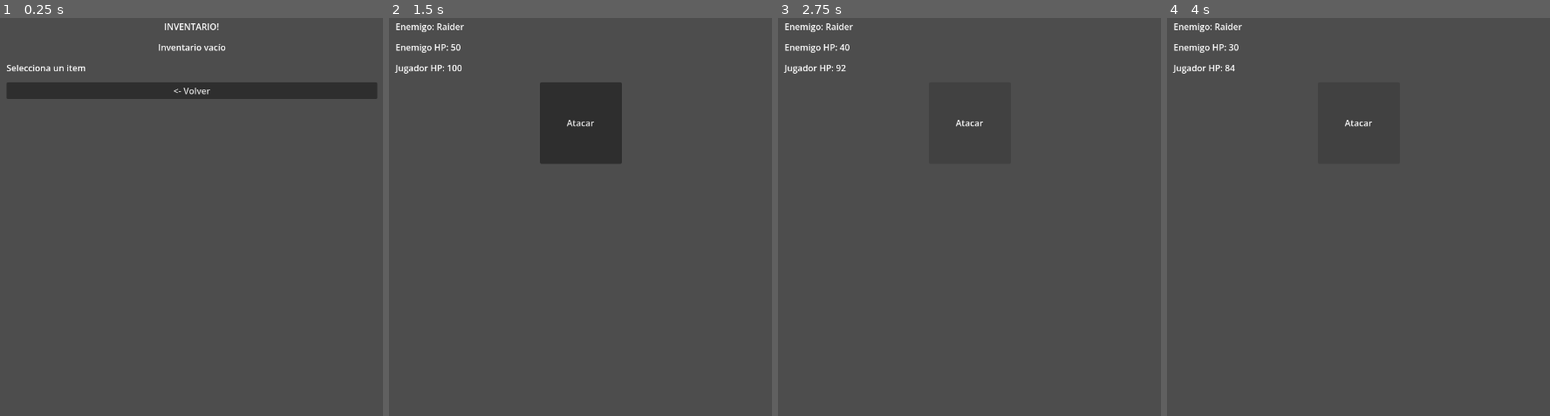
Above: before the commit, frames 1-4 (left to right).
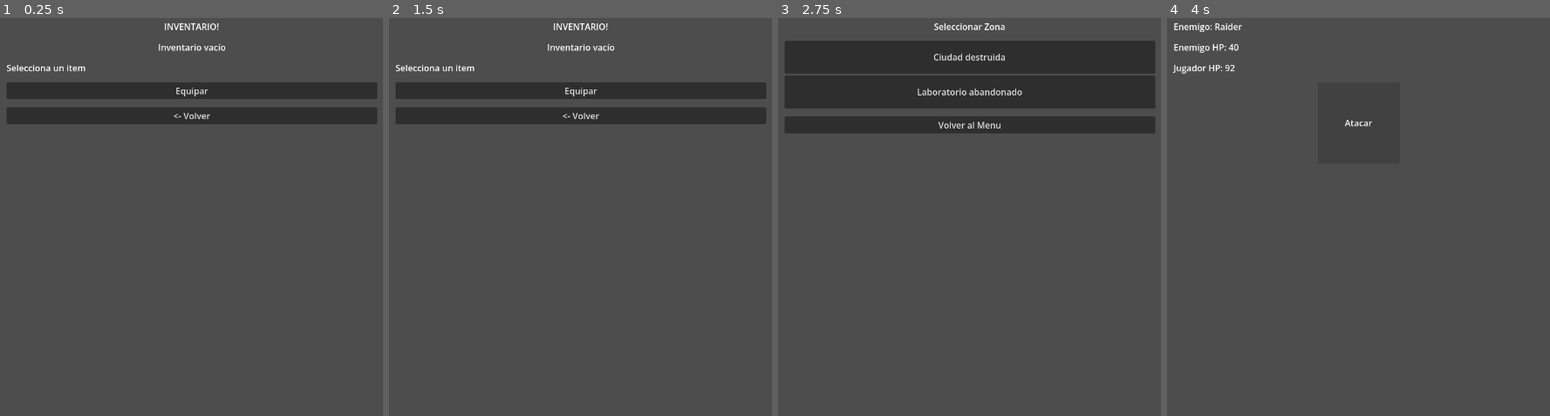
Above: after the commit, the same moments.

Repository: MirandaFrancoCBA/apocalypsheep
Game: Godot game, scene res://scenes/inventory.tscn
The game is run twice, just before and just after one commit, with the same random seed, the same clock (stepped at 60 frames per second) and the same inputs. This scene is started directly instead of the project's main scene.
Inputs (mouse positions are in pixels of both pictures, inside the frame that each line leads up to):
- Up to frame 1 (0.25 s): no input
- Up to frame 2 (1.5 s): click (580, 89) at 0.5 s, where only the run after the commit has a clickable "Equipar"; click (580, 57) at 1.25 s, where only the run before the commit has a clickable "Ciudad destruida"
- Up to frame 3 (2.75 s): click (969, 121) at 2 s, where only the run before the commit has a clickable "Atacar"
- Up to frame 4 (4 s): click (1358, 57) at 2.75 s, where only the run after the commit has a clickable "Ciudad destruida"; click "Atacar" at 3.5 s

The runs differ from the first frame. In frame 1, 4.1% of the frame differs, in the area x 1-99%, y 17-27%; in frame 2, 9.8%; in frame 3, 18%, in the area x 1-99%, y 1-29%; in frame 4, less than 0.1%.

Commit message:
Feat: equip weapon

Diff:
--- a/scenes/inventory.tscn
+++ b/scenes/inventory.tscn
@@ -38,10 +38,15 @@
 [node name="LabelDetail" type="Label" parent="MarginContainer/VBoxContainer" unique_id=727969253]
 layout_mode = 2
 text = "Selecciona un item"
-autowrap_mode = 1
+autowrap_mode = 2
+
+[node name="ButtonEquip" type="Button" parent="MarginContainer/VBoxContainer" unique_id=1069234930]
+layout_mode = 2
+text = "Equipar"
 
 [node name="ButtonBack" type="Button" parent="MarginContainer/VBoxContainer" unique_id=293995187]
 layout_mode = 2
 text = "<- Volver"
 
+[connection signal="pressed" from="MarginContainer/VBoxContainer/ButtonEquip" to="." method="_on_button_equip_pressed"]
 [connection signal="pressed" from="MarginContainer/VBoxContainer/ButtonBack" to="." method="_on_button_back_pressed"]
--- a/scripts/core/player.gd
+++ b/scripts/core/player.gd
@@ -7,10 +7,17 @@
 var damage: int
 
 static func from_game_manager() -> Player:
-    var data = GameManager.get_player_data()
+	var data = GameManager.get_player_data()
 
-    var p = Player.new()
-    p.hp = data["hp"]
-    p.damage = data["damage"]
+	var p = Player.new()
+	p.hp = data["hp"]
 
-    return p
+	var base_damage = data["damage"]
+	var weapon = GameManager.get_equipped_weapon()
+
+	if weapon != null:
+		base_damage += weapon.get("damage", 0)
+
+	p.damage = base_damage
+
+	return p
--- a/scripts/managers/game_manager.gd
+++ b/scripts/managers/game_manager.gd
@@ -13,14 +13,15 @@
 # Este diccionario viaja entre todas las escenas
 # ─────────────────────────────────────────
 var player_data: Dictionary = {
-    "name":      "Oveja",
-    "hp":        Constants.PLAYER_DEFAULT_HP,
-    "max_hp":    Constants.PLAYER_DEFAULT_HP,
-    "damage":    Constants.PLAYER_DEFAULT_DAMAGE,
-    "level":     Constants.PLAYER_DEFAULT_LEVEL,
-    "xp":        Constants.PLAYER_DEFAULT_XP,
-    "xp_to_next": 100,
-    "inventory": []
+	"name":      "Oveja",
+	"hp":        Constants.PLAYER_DEFAULT_HP,
+	"max_hp":    Constants.PLAYER_DEFAULT_HP,
+	"damage":    Constants.PLAYER_DEFAULT_DAMAGE,
+	"level":     Constants.PLAYER_DEFAULT_LEVEL,
+	"xp":        Constants.PLAYER_DEFAULT_XP,
+	"equipped_weapon": null,
+	"xp_to_next": 100,
+	"inventory": []
 }
 
 # ─────────────────────────────────────────
@@ -34,7 +35,7 @@
 # INICIALIZACIÓN
 # ─────────────────────────────────────────
 func _ready() -> void:
-    print("[GameManager] Iniciado correctamente")
+	print("[GameManager] Iniciado correctamente")
 
 # ─────────────────────────────────────────
 # ZONA
@@ -42,75 +43,88 @@
 
 # Guardar qué zona eligió el jugador
 func set_selected_zone(zone: Dictionary) -> void:
-    selected_zone = zone
-    emit_signal("zone_selected", zone)
-    print("[GameManager] Zona seleccionada: ", zone.get("name", "desconocida"))
+	selected_zone = zone
+	emit_signal("zone_selected", zone)
+	print("[GameManager] Zona seleccionada: ", zone.get("name", "desconocida"))
 
 # Obtener la zona actual
 func get_selected_zone() -> Dictionary:
-    return selected_zone
+	return selected_zone
 
 # ─────────────────────────────────────────
 # RESULTADO DE COMBATE
 # ─────────────────────────────────────────
 func set_combat_result(result: String) -> void:
-    # result debe ser "victory" o "defeat"
-    last_combat_result = result
+	# result debe ser "victory" o "defeat"
+	last_combat_result = result
 
 func get_combat_result() -> String:
-    return last_combat_result
+	return last_combat_result
+
+func equip_item(item: Dictionary) -> void:
+	if item.get("type") != "weapon":
+		print("[Inventory] No es un arma")
+		return
+
+	player_data["equipped_weapon"] = item
+
+	print("[Inventory] Arma equipada:", item["name"])
+
+func get_equipped_weapon():
+	return player_data["equipped_weapon"]
 
 # ─────────────────────────────────────────
 # PLAYER — getters y setters
 # ─────────────────────────────────────────
 func get_player_data() -> Dictionary:
-    return player_data
+	return player_data
 
 func update_player_hp(new_hp: int) -> void:
-    player_data["hp"] = clamp(new_hp, 0, player_data["max_hp"])
-    emit_signal("player_data_changed")
+	player_data["hp"] = clamp(new_hp, 0, player_data["max_hp"])
+	emit_signal("player_data_changed")
 
 func add_xp(amount: int) -> void:
-    player_data["xp"] += amount
-    print("[GameManager] XP ganada: ", amount, " | Total: ", player_data["xp"])
-    _check_level_up()
-    emit_signal("player_data_changed")
+	player_data["xp"] += amount
+	print("[GameManager] XP ganada: ", amount, " | Total: ", player_data["xp"])
+	_check_level_up()
+	emit_signal("player_data_changed")
 
 func add_item_to_inventory(item: Dictionary) -> void:
-    player_data["inventory"].append(item)
-    emit_signal("player_data_changed")
-    print("[GameManager] Item agregado: ", item.get("name", "desconocido"))
+	player_data["inventory"].append(item)
+	emit_signal("player_data_changed")
+	print("[GameManager] Item agregado: ", item.get("name", "desconocido"))
 
 # ─────────────────────────────────────────
 # NIVEL
 # ─────────────────────────────────────────
 func _check_level_up() -> void:
-    while player_data["xp"] >= player_data["xp_to_next"]:
-        player_data["xp"]       -= player_data["xp_to_next"]
-        player_data["level"]    += 1
-        player_data["max_hp"]   += 20
-        player_data["hp"]        = player_data["max_hp"]  # cura al subir de nivel
-        player_data["damage"]   += 2
-        player_data["xp_to_next"] = int(player_data["xp_to_next"] * 1.5)
-        emit_signal("level_up", player_data["level"])
-        print("[GameManager] ¡LEVEL UP! Nivel: ", player_data["level"])
+	while player_data["xp"] >= player_data["xp_to_next"]:
+		player_data["xp"]       -= player_data["xp_to_next"]
+		player_data["level"]    += 1
+		player_data["max_hp"]   += 20
+		player_data["hp"]        = player_data["max_hp"]  # cura al subir de nivel
+		player_data["damage"]   += 2
+		player_data["xp_to_next"] = int(player_data["xp_to_next"] * 1.5)
+		emit_signal("level_up", player_data["level"])
+		print("[GameManager] ¡LEVEL UP! Nivel: ", player_data["level"])
 
 # ─────────────────────────────────────────
 # RESET (nueva partida)
 # ─────────────────────────────────────────
 func reset_game() -> void:
-    player_data = {
-        "name":       "Oveja",
-        "hp":         Constants.PLAYER_DEFAULT_HP,
-        "max_hp":     Constants.PLAYER_DEFAULT_HP,
-        "damage":     Constants.PLAYER_DEFAULT_DAMAGE,
-        "level":      Constants.PLAYER_DEFAULT_LEVEL,
-        "xp":         Constants.PLAYER_DEFAULT_XP,
-        "xp_to_next": 100,
-        "inventory":  []
-    }
-    selected_zone      = {}
-    last_combat_result = ""
-    game_started       = false
-    emit_signal("player_data_changed")
-    print("[GameManager] Partida reseteada")
+	player_data = {
+		"name":       "Oveja",
+		"hp":         Constants.PLAYER_DEFAULT_HP,
+		"max_hp":     Constants.PLAYER_DEFAULT_HP,
+		"damage":     Constants.PLAYER_DEFAULT_DAMAGE,
+		"level":      Constants.PLAYER_DEFAULT_LEVEL,
+		"xp":         Constants.PLAYER_DEFAULT_XP,
+		"equipped_weapon": null,
+		"xp_to_next": 100,
+		"inventory":  []
+	}
+	selected_zone      = {}
+	last_combat_result = ""
+	game_started       = false
+	emit_signal("player_data_changed")
+	print("[GameManager] Partida reseteada")
--- a/scripts/ui/inventory_scree.gd
+++ b/scripts/ui/inventory_scree.gd
@@ -5,6 +5,8 @@
 @onready var items_container = $MarginContainer/VBoxContainer/VBoxItems
 @onready var button_back = $MarginContainer/VBoxContainer/ButtonBack
 @onready var label_detail = $MarginContainer/VBoxContainer/LabelDetail
+@onready var button_equip = $MarginContainer/VBoxContainer/ButtonEquip
+var selected_item: Dictionary = {}
 
 func _ready() -> void:
 	print("[Inventory] Cargando inventario")
@@ -44,7 +46,10 @@
 		items_container.add_child(button)
 
 func _on_item_selected(item: Dictionary) -> void:
+	selected_item = item
+
 	print("[Inventory] Item seleccionado:", item)
+
 	_show_item_detail(item)
 
 func _show_item_detail(item: Dictionary) -> void:
@@ -68,3 +73,10 @@
 
 func _on_button_back_pressed() -> void:
 	SceneManager.go_to_zone_select()
+
+func _on_button_equip_pressed() -> void:
+	if selected_item.is_empty():
+		print("[Inventory] Ningún item seleccionado")
+		return
+
+	GameManager.equip_item(selected_item)
